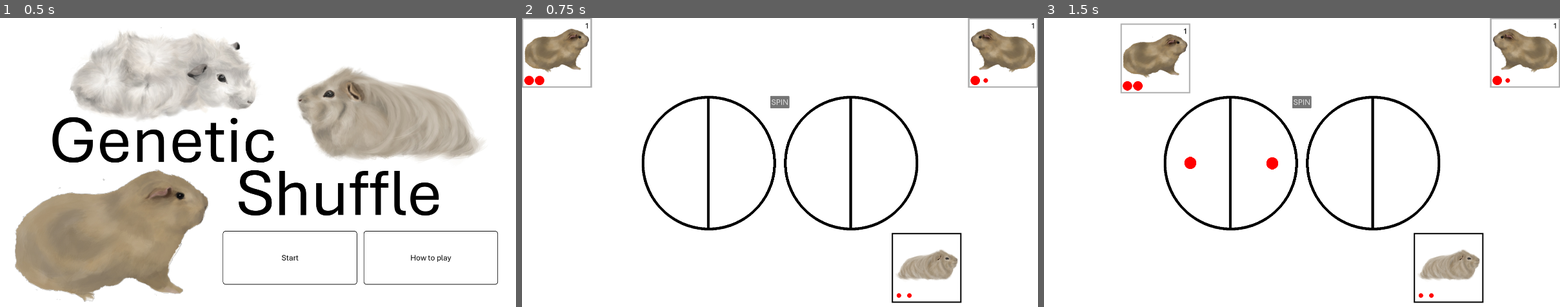
Above: before the commit, frames 1-3 (left to right).
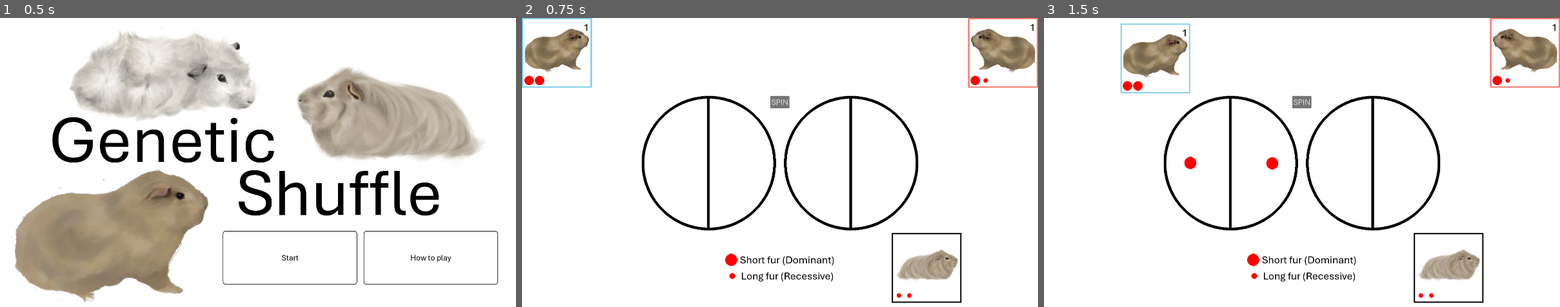
Above: after the commit, the same moments.

Repository: kremec/GeneticShuffle
Game: Godot game, scene res://src/scenes/main_menu/main_menu.tscn
The game is run twice, just before and just after one commit, with the same random seed, the same clock (stepped at 60 frames per second) and the same inputs.
Inputs:
- Up to frame 1 (0.5 s): no input
- Up to frame 2 (0.75 s): click "Start" at 0.5 s
- Up to frame 3 (1.5 s): click "1" at 1.25 s

Frame 1 is identical in both runs. In frame 2, 1.0% of the frame differs, in the area x 0-100%, y 0-92%; in frame 3, 1.1%, in the area x 14-100%, y 0-92%.

Commit message:
Allele info panel

Diff:
--- a/src/objects/card/card.gd
+++ b/src/objects/card/card.gd
@@ -7,7 +7,6 @@
 	Male,
 	Female
 }
-
 
 @onready var button = $button
 @onready var image = $button/image
@@ -25,6 +24,8 @@
 @export var number: int
 
 @export var sex: Sex
+var borderColorMale: Color = Color.LIGHT_BLUE
+var borderColorFemale: Color = Color.LIGHT_SALMON
 
 @export var furLength: Allele.FurLength
 @export var furLengthAlleles: Allele.AlleleCombo
@@ -43,6 +44,20 @@
 	image.texture = GetImageTexture()
 	if sex == Sex.Male:
 		image.flip_h = true
+
+	# Border color
+	var normalStyleBox: StyleBoxFlat = StyleBoxFlat.new()
+	normalStyleBox.bg_color = Color.TRANSPARENT
+	normalStyleBox.border_width_left = 5
+	normalStyleBox.border_width_top = 5
+	normalStyleBox.border_width_right = 5
+	normalStyleBox.border_width_bottom = 5
+	match sex:
+		Sex.Male:
+			normalStyleBox.border_color = Color.SKY_BLUE
+		Sex.Female:
+			normalStyleBox.border_color = Color.SALMON
+	button.add_theme_stylebox_override("normal", normalStyleBox)
 
 	# Allele images
 	var alleleImages = GetAlleleImages()
--- a/src/objects/card/card.tscn
+++ b/src/objects/card/card.tscn
@@ -22,6 +22,14 @@
 border_width_right = 5
 border_width_bottom = 5
 border_color = Color(0, 0, 0, 1)
+
+[sub_resource type="StyleBoxFlat" id="StyleBoxFlat_xjat8"]
+bg_color = Color(0, 0, 0, 0)
+border_width_left = 5
+border_width_top = 5
+border_width_right = 5
+border_width_bottom = 5
+border_color = Color(0.39276, 0.39276, 0.39276, 1)
 
 [sub_resource type="StyleBoxFlat" id="StyleBoxFlat_ifh83"]
 bg_color = Color(0.6, 0.6, 0.6, 0)
@@ -63,6 +71,7 @@
 mouse_default_cursor_shape = 2
 theme_override_styles/disabled = SubResource("StyleBoxFlat_ic2ue")
 theme_override_styles/hover = SubResource("StyleBoxFlat_xinse")
+theme_override_styles/pressed = SubResource("StyleBoxFlat_xjat8")
 theme_override_styles/normal = SubResource("StyleBoxFlat_ifh83")
 
 [node name="MarginContainer" type="MarginContainer" parent="button"]
@@ -104,7 +113,7 @@
 grow_horizontal = 2
 theme_override_colors/font_color = Color(0, 0, 0, 1)
 theme_override_fonts/font = ExtResource("3_5ir8t")
-theme_override_font_sizes/font_size = 30
+theme_override_font_sizes/font_size = 40
 horizontal_alignment = 2
 
 [node name="HBoxContainer" type="HBoxContainer" parent="button"]
--- a/src/scenes/game/game.gd
+++ b/src/scenes/game/game.gd
@@ -31,6 +31,27 @@
 @export var afterWheelSpinPause: float = 1.0
 @export var newPupPresentPause: float = 1.0
 
+@onready var alleleInfos = $layout/MarginContainer/HBoxContainer/AlleleInfos
+@onready var alleleInfoLeft = $layout/MarginContainer/HBoxContainer/AlleleInfos/AlleleInfoLeft
+@onready var alleleInfoRight = $layout/MarginContainer/HBoxContainer/AlleleInfos/AlleleInfoRight
+@onready var alleleInfo1 = $layout/MarginContainer/HBoxContainer/AlleleInfos/AlleleInfoLeft/alleleInfo1
+@onready var alleleInfo2 = $layout/MarginContainer/HBoxContainer/AlleleInfos/AlleleInfoLeft/alleleInfo2
+@onready var alleleInfo3 = $layout/MarginContainer/HBoxContainer/AlleleInfos/AlleleInfoRight/alleleInfo3
+@onready var alleleInfo1DominantImage = $layout/MarginContainer/HBoxContainer/AlleleInfos/AlleleInfoLeft/alleleInfo1/alleleInfo1Dominant/alleleInfo1DominantImage
+@onready var alleleInfo1DominantLabel = $layout/MarginContainer/HBoxContainer/AlleleInfos/AlleleInfoLeft/alleleInfo1/alleleInfo1Dominant/alleleInfo1DominantLabel
+@onready var alleleInfo1RecessiveImage = $layout/MarginContainer/HBoxContainer/AlleleInfos/AlleleInfoLeft/alleleInfo1/alleleInfo1Recessive/alleleInfo1RecessiveImage
+@onready var alleleInfo1RecessiveLabel = $layout/MarginContainer/HBoxContainer/AlleleInfos/AlleleInfoLeft/alleleInfo1/alleleInfo1Recessive/alleleInfo1RecessiveLabel
+@onready var alleleInfo2DominantImage = $layout/MarginContainer/HBoxContainer/AlleleInfos/AlleleInfoLeft/alleleInfo2/alleleInfo2Dominant/alleleInfo2DominantImage
+@onready var alleleInfo2DominantLabel = $layout/MarginContainer/HBoxContainer/AlleleInfos/AlleleInfoLeft/alleleInfo2/alleleInfo2Dominant/alleleInfo2DominantLabel
+@onready var alleleInfo2RecessiveImage = $layout/MarginContainer/HBoxContainer/AlleleInfos/AlleleInfoLeft/alleleInfo2/alleleInfo2Recessive/alleleInfo2RecessiveImage
+@onready var alleleInfo2RecessiveLabel = $layout/MarginContainer/HBoxContainer/AlleleInfos/AlleleInfoLeft/alleleInfo2/alleleInfo2Recessive/alleleInfo2RecessiveLabel
+@onready var alleleInfo3DominantDominantImage = $layout/MarginContainer/HBoxContainer/AlleleInfos/AlleleInfoRight/alleleInfo3/alleleInfo3DominantDominant/alleleInfo3DominantDominantImage
+@onready var alleleInfo3DominantDominantLabel = $layout/MarginContainer/HBoxContainer/AlleleInfos/AlleleInfoRight/alleleInfo3/alleleInfo3DominantDominant/alleleInfo3DominantDominantLabel
+@onready var alleleInfo3DominantRecessiveImage = $layout/MarginContainer/HBoxContainer/AlleleInfos/AlleleInfoRight/alleleInfo3/alleleInfo3DominantRecessive/alleleInfo3DominantRecessiveImage
+@onready var alleleInfo3DominantRecessiveLabel = $layout/MarginContainer/HBoxContainer/AlleleInfos/AlleleInfoRight/alleleInfo3/alleleInfo3DominantRecessive/alleleInfo3DominantRecessiveLabel
+@onready var alleleInfo3RecessiveRecessiveImage = $layout/MarginContainer/HBoxContainer/AlleleInfos/AlleleInfoRight/alleleInfo3/alleleInfo3RecessiveRecessive/alleleInfo3RecessiveRecessiveImage
+@onready var alleleInfo3RecessiveRecessiveLabel = $layout/MarginContainer/HBoxContainer/AlleleInfos/AlleleInfoRight/alleleInfo3/alleleInfo3RecessiveRecessive/alleleInfo3RecessiveRecessiveLabel
+
 func _ready() -> void:
 	btnSpin.pressed.connect(_on_btnSpin_pressed)
 	round1()
@@ -40,6 +61,14 @@
 
 	numberAllMales = 0
 	numberAllFemales = 0
+
+	# Allele infos
+	alleleInfo1DominantImage.texture = load("res://assets/alleles/lengthDominant.png")
+	alleleInfo1DominantLabel.text = "Short fur (Dominant)"
+	alleleInfo1RecessiveImage.texture = load("res://assets/alleles/lengthRecessive.png")
+	alleleInfo1RecessiveLabel.text = "Long fur (Recessive)"
+	alleleInfo2.visible = false
+	alleleInfoRight.visible = false
 
 	# Starting guinea pigs
 	var male = create_card(
--- a/src/scenes/game/game.tscn
+++ b/src/scenes/game/game.tscn
@@ -1,7 +1,8 @@
-[gd_scene load_steps=4 format=3 uid="uid://clqgk4akh3gfv"]
+[gd_scene load_steps=5 format=3 uid="uid://clqgk4akh3gfv"]
 
 [ext_resource type="Script" path="res://src/scenes/game/game.gd" id="1_eim4h"]
 [ext_resource type="PackedScene" uid="uid://dku5r3f77amfb" path="res://src/objects/wheel/wheel.tscn" id="2_gkba2"]
+[ext_resource type="FontFile" uid="uid://djw4x7uisd0rl" path="res://assets/font/Aptos.ttf" id="3_mu3ax"]
 
 [sub_resource type="StyleBoxFlat" id="StyleBoxFlat_3vo3v"]
 bg_color = Color(1, 1, 1, 1)
@@ -101,10 +102,151 @@
 size_flags_vertical = 8
 mouse_filter = 2
 
-[node name="VBoxContainer" type="VBoxContainer" parent="layout/MarginContainer/HBoxContainer"]
-layout_mode = 2
-size_flags_horizontal = 3
-mouse_filter = 2
+[node name="AlleleInfos" type="HBoxContainer" parent="layout/MarginContainer/HBoxContainer"]
+layout_mode = 2
+size_flags_horizontal = 3
+mouse_filter = 2
+alignment = 1
+
+[node name="AlleleInfoLeft" type="VBoxContainer" parent="layout/MarginContainer/HBoxContainer/AlleleInfos"]
+layout_mode = 2
+size_flags_horizontal = 3
+alignment = 1
+
+[node name="alleleInfo1" type="VBoxContainer" parent="layout/MarginContainer/HBoxContainer/AlleleInfos/AlleleInfoLeft"]
+layout_mode = 2
+size_flags_vertical = 3
+theme_override_constants/separation = 10
+alignment = 1
+
+[node name="alleleInfo1Dominant" type="HBoxContainer" parent="layout/MarginContainer/HBoxContainer/AlleleInfos/AlleleInfoLeft/alleleInfo1"]
+layout_mode = 2
+theme_override_constants/separation = 10
+alignment = 1
+
+[node name="alleleInfo1DominantImage" type="TextureRect" parent="layout/MarginContainer/HBoxContainer/AlleleInfos/AlleleInfoLeft/alleleInfo1/alleleInfo1Dominant"]
+custom_minimum_size = Vector2(45, 45)
+layout_mode = 2
+stretch_mode = 5
+
+[node name="alleleInfo1DominantLabel" type="Label" parent="layout/MarginContainer/HBoxContainer/AlleleInfos/AlleleInfoLeft/alleleInfo1/alleleInfo1Dominant"]
+layout_mode = 2
+theme_override_colors/font_color = Color(0, 0, 0, 1)
+theme_override_fonts/font = ExtResource("3_mu3ax")
+theme_override_font_sizes/font_size = 40
+
+[node name="alleleInfo1Recessive" type="HBoxContainer" parent="layout/MarginContainer/HBoxContainer/AlleleInfos/AlleleInfoLeft/alleleInfo1"]
+layout_mode = 2
+theme_override_constants/separation = 10
+alignment = 1
+
+[node name="alleleInfo1RecessiveImage" type="TextureRect" parent="layout/MarginContainer/HBoxContainer/AlleleInfos/AlleleInfoLeft/alleleInfo1/alleleInfo1Recessive"]
+custom_minimum_size = Vector2(45, 45)
+layout_mode = 2
+stretch_mode = 5
+
+[node name="alleleInfo1RecessiveLabel" type="Label" parent="layout/MarginContainer/HBoxContainer/AlleleInfos/AlleleInfoLeft/alleleInfo1/alleleInfo1Recessive"]
+layout_mode = 2
+theme_override_colors/font_color = Color(0, 0, 0, 1)
+theme_override_fonts/font = ExtResource("3_mu3ax")
+theme_override_font_sizes/font_size = 40
+
+[node name="alleleInfo2" type="VBoxContainer" parent="layout/MarginContainer/HBoxContainer/AlleleInfos/AlleleInfoLeft"]
+layout_mode = 2
+size_flags_vertical = 3
+theme_override_constants/separation = 10
+alignment = 1
+
+[node name="alleleInfo2Dominant" type="HBoxContainer" parent="layout/MarginContainer/HBoxContainer/AlleleInfos/AlleleInfoLeft/alleleInfo2"]
+layout_mode = 2
+theme_override_constants/separation = 10
+alignment = 1
+
+[node name="alleleInfo2DominantImage" type="TextureRect" parent="layout/MarginContainer/HBoxContainer/AlleleInfos/AlleleInfoLeft/alleleInfo2/alleleInfo2Dominant"]
+custom_minimum_size = Vector2(45, 45)
+layout_mode = 2
+stretch_mode = 5
+
+[node name="alleleInfo2DominantLabel" type="Label" parent="layout/MarginContainer/HBoxContainer/AlleleInfos/AlleleInfoLeft/alleleInfo2/alleleInfo2Dominant"]
+layout_mode = 2
+theme_override_colors/font_color = Color(0, 0, 0, 1)
+theme_override_fonts/font = ExtResource("3_mu3ax")
+theme_override_font_sizes/font_size = 40
+
+[node name="alleleInfo2Recessive" type="HBoxContainer" parent="layout/MarginContainer/HBoxContainer/AlleleInfos/AlleleInfoLeft/alleleInfo2"]
+layout_mode = 2
+theme_override_constants/separation = 10
+alignment = 1
+
+[node name="alleleInfo2RecessiveImage" type="TextureRect" parent="layout/MarginContainer/HBoxContainer/AlleleInfos/AlleleInfoLeft/alleleInfo2/alleleInfo2Recessive"]
+custom_minimum_size = Vector2(45, 45)
+layout_mode = 2
+stretch_mode = 5
+
+[node name="alleleInfo2RecessiveLabel" type="Label" parent="layout/MarginContainer/HBoxContainer/AlleleInfos/AlleleInfoLeft/alleleInfo2/alleleInfo2Recessive"]
+layout_mode = 2
+theme_override_colors/font_color = Color(0, 0, 0, 1)
+theme_override_fonts/font = ExtResource("3_mu3ax")
+theme_override_font_sizes/font_size = 40
+
+[node name="AlleleInfoRight" type="VBoxContainer" parent="layout/MarginContainer/HBoxContainer/AlleleInfos"]
+layout_mode = 2
+size_flags_horizontal = 3
+alignment = 1
+
+[node name="alleleInfo3" type="VBoxContainer" parent="layout/MarginContainer/HBoxContainer/AlleleInfos/AlleleInfoRight"]
+layout_mode = 2
+size_flags_vertical = 3
+theme_override_constants/separation = 10
+alignment = 1
+
+[node name="alleleInfo3DominantDominant" type="HBoxContainer" parent="layout/MarginContainer/HBoxContainer/AlleleInfos/AlleleInfoRight/alleleInfo3"]
+layout_mode = 2
+theme_override_constants/separation = 10
+alignment = 1
+
+[node name="alleleInfo3DominantDominantImage" type="TextureRect" parent="layout/MarginContainer/HBoxContainer/AlleleInfos/AlleleInfoRight/alleleInfo3/alleleInfo3DominantDominant"]
+custom_minimum_size = Vector2(45, 45)
+layout_mode = 2
+stretch_mode = 5
+
+[node name="alleleInfo3DominantDominantLabel" type="Label" parent="layout/MarginContainer/HBoxContainer/AlleleInfos/AlleleInfoRight/alleleInfo3/alleleInfo3DominantDominant"]
+layout_mode = 2
+theme_override_colors/font_color = Color(0, 0, 0, 1)
+theme_override_fonts/font = ExtResource("3_mu3ax")
+theme_override_font_sizes/font_size = 40
+
+[node name="alleleInfo3DominantRecessive" type="HBoxContainer" parent="layout/MarginContainer/HBoxContainer/AlleleInfos/AlleleInfoRight/alleleInfo3"]
+layout_mode = 2
+theme_override_constants/separation = 10
+alignment = 1
+
+[node name="alleleInfo3DominantRecessiveImage" type="TextureRect" parent="layout/MarginContainer/HBoxContainer/AlleleInfos/AlleleInfoRight/alleleInfo3/alleleInfo3DominantRecessive"]
+custom_minimum_size = Vector2(45, 45)
+layout_mode = 2
+stretch_mode = 5
+
+[node name="alleleInfo3DominantRecessiveLabel" type="Label" parent="layout/MarginContainer/HBoxContainer/AlleleInfos/AlleleInfoRight/alleleInfo3/alleleInfo3DominantRecessive"]
+layout_mode = 2
+theme_override_colors/font_color = Color(0, 0, 0, 1)
+theme_override_fonts/font = ExtResource("3_mu3ax")
+theme_override_font_sizes/font_size = 40
+
+[node name="alleleInfo3RecessiveRecessive" type="HBoxContainer" parent="layout/MarginContainer/HBoxContainer/AlleleInfos/AlleleInfoRight/alleleInfo3"]
+layout_mode = 2
+theme_override_constants/separation = 10
+alignment = 1
+
+[node name="alleleInfo3RecessiveRecessiveImage" type="TextureRect" parent="layout/MarginContainer/HBoxContainer/AlleleInfos/AlleleInfoRight/alleleInfo3/alleleInfo3RecessiveRecessive"]
+custom_minimum_size = Vector2(45, 45)
+layout_mode = 2
+stretch_mode = 5
+
+[node name="alleleInfo3RecessiveRecessiveLabel" type="Label" parent="layout/MarginContainer/HBoxContainer/AlleleInfos/AlleleInfoRight/alleleInfo3/alleleInfo3RecessiveRecessive"]
+layout_mode = 2
+theme_override_colors/font_color = Color(0, 0, 0, 1)
+theme_override_fonts/font = ExtResource("3_mu3ax")
+theme_override_font_sizes/font_size = 40
 
 [node name="targetPup" type="Control" parent="layout/MarginContainer/HBoxContainer"]
 custom_minimum_size = Vector2(260, 260)
Binary file removed: assets/font/981j0am6.bmp
Not shown, removed: assets/font/981j0am6.bmp.import
Binary file removed: assets/font/long-swirls-yellow.png
Not shown, removed: assets/font/long-swirls-yellow.png.import
Not shown: 1 places in src/objects/card/card.tscn that only renumber resources
